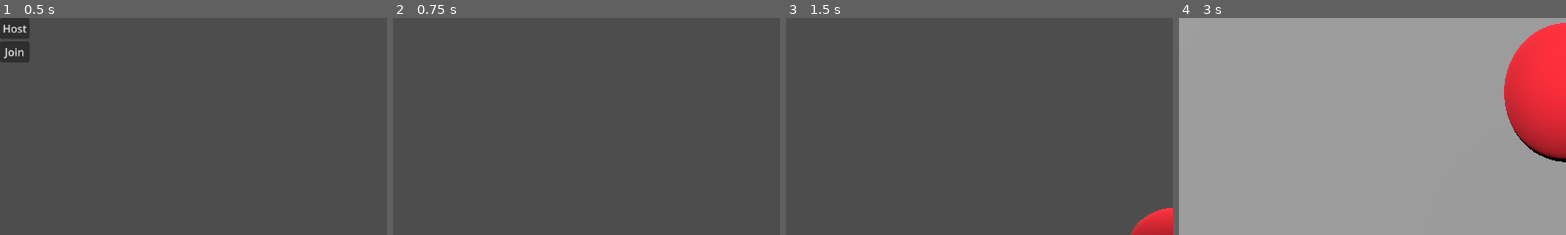
Above: before the commit, frames 1-4 (left to right).
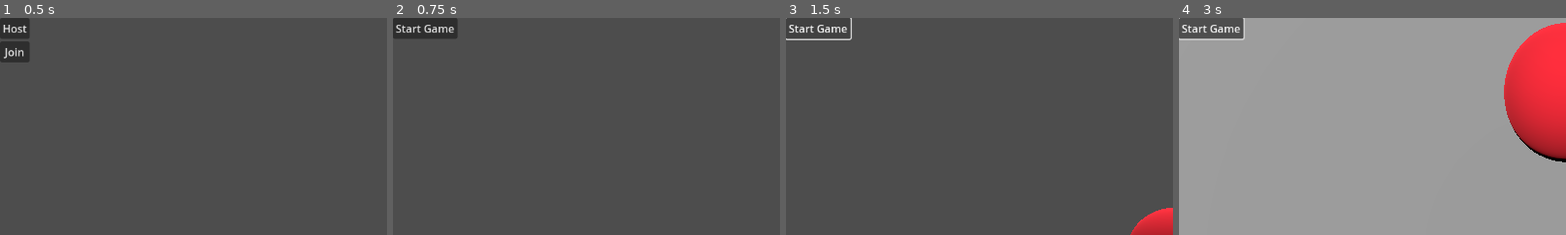
Above: after the commit, the same moments.

Repository: Luca-Umekubo/Product-Design
Game: Godot game, scene res://HomeScreen.tscn
The game is run twice, just before and just after one commit, with the same random seed, the same clock (stepped at 60 frames per second) and the same inputs.
Inputs (mouse positions are % of the whole screen's width and height, from its top left):
- Up to frame 1 (0.5 s): no input
- Up to frame 2 (0.75 s): click "Host" at 0.5 s
- Up to frame 3 (1.5 s): click (4, 2) at 1.25 s, where only the run after the commit has a clickable "Start Game"
- Up to frame 4 (3 s): click (4, 2) at 2 s, where only the run after the commit has a clickable "Start Game"; tap Enter at 2.75 s; move the mouse to (55, 50) at 2.77 s; hold W (move_forward) from 2.78 s (still down); click (55, 50) at 2.85 s
The pictures show only the part of the screen within x 0-50%, y 0-50%; the shares and areas given below are measured in that part.

Frame 1 is identical in both runs. In frame 2, 1.4% of the frame differs, in the area x 0-17%, y 0-10%; in frame 3, 0.5%; in frame 4, 1.6%, in the area x 0-18%, y 0-11%.

Commit message:
Added Start Game Button
Added a start button to the pregame lobby. Some work has to be done ensuring that all clients change servers properly.

Diff:
--- /dev/null
+++ b/hyperballz/Pregame.tscn
@@ -0,0 +1,61 @@
+[gd_scene load_steps=5 format=3 uid="uid://c45q1llhtbclb"]
+
+[ext_resource type="Script" uid="uid://eyu1l6dfoc61" path="res://pregame.gd" id="1_xphoq"]
+
+[sub_resource type="StandardMaterial3D" id="StandardMaterial3D_6ubv3"]
+albedo_color = Color(0.6, 0.6, 0.6, 1)
+
+[sub_resource type="PlaneMesh" id="PlaneMesh_6ubv3"]
+material = SubResource("StandardMaterial3D_6ubv3")
+size = Vector2(100, 100)
+
+[sub_resource type="BoxShape3D" id="BoxShape3D_wbfu4"]
+size = Vector3(100, 0.1, 100)
+
+[node name="Game" type="Node3D"]
+script = ExtResource("1_xphoq")
+
+[node name="Ground" type="StaticBody3D" parent="."]
+
+[node name="MeshInstance3D" type="MeshInstance3D" parent="Ground"]
+mesh = SubResource("PlaneMesh_6ubv3")
+
+[node name="CollisionShape3D" type="CollisionShape3D" parent="Ground"]
+shape = SubResource("BoxShape3D_wbfu4")
+
+[node name="DirectionalLight3D" type="DirectionalLight3D" parent="Ground"]
+transform = Transform3D(1, 0, 0, 0, 1.19249e-08, 1, 0, -1, 1.19249e-08, 0, 10, 0)
+
+[node name="SpawnPoints" type="Node3D" parent="."]
+
+[node name="Spawn1" type="Marker3D" parent="SpawnPoints" groups=["spawn_points"]]
+transform = Transform3D(1, 0, 0, 0, 1, 0, 0, 0, 1, 0, 1, 5)
+
+[node name="Spawn2" type="Marker3D" parent="SpawnPoints" groups=["spawn_points"]]
+transform = Transform3D(1, 0, 0, 0, 1, 0, 0, 0, 1, -5, 1, -5)
+
+[node name="Spawn3" type="Marker3D" parent="SpawnPoints" groups=["spawn_points"]]
+transform = Transform3D(1, 0, 0, 0, 1, 0, 0, 0, 1, 5, 1, -5)
+
+[node name="Spawn4" type="Marker3D" parent="SpawnPoints" groups=["spawn_points"]]
+transform = Transform3D(1, 0, 0, 0, 1, 0, 0, 0, 1, -5, 1, 5)
+
+[node name="Players" type="Node3D" parent="."]
+transform = Transform3D(1, 0, 0, 0, 1, 0, 0, 0, 1, 0, 2, 0)
+
+[node name="MultiplayerSpawner" type="MultiplayerSpawner" parent="Players"]
+_spawnable_scenes = PackedStringArray("uid://cufvm5bbgncxd")
+spawn_path = NodePath("..")
+
+[node name="Balls" type="Node3D" parent="."]
+
+[node name="BallSpawner" type="MultiplayerSpawner" parent="Balls"]
+_spawnable_scenes = PackedStringArray("uid://cftgq7vqla7b0")
+spawn_path = NodePath("..")
+
+[node name="UI" type="CanvasLayer" parent="."]
+
+[node name="StartButton" type="Button" parent="UI"]
+offset_right = 50.0
+offset_bottom = 20.0
+text = "Start Game"
--- a/hyperballz/home_screen.gd
+++ b/hyperballz/home_screen.gd
@@ -2,7 +2,7 @@
 
 func _on_host_pressed():
 	Network.start_server(4242, 10)  # Port 4242, max 10 clients
-	get_tree().change_scene_to_file("res://Game.tscn")
+	get_tree().change_scene_to_file("res://Pregame.tscn")
 
 func _on_join_pressed():
 	get_tree().change_scene_to_file("res://LobbySelector.tscn")
--- a/hyperballz/lobby_selector.gd
+++ b/hyperballz/lobby_selector.gd
@@ -4,4 +4,4 @@
 	var ip = $VBoxContainer/IPLineEdit.text
 	var port = int($VBoxContainer/PortLineEdit.text)
 	Network.join_server(ip, port)
-	get_tree().change_scene_to_file("res://Game.tscn")
+	get_tree().change_scene_to_file("res://Pregame.tscn")
--- a/hyperballz/game.gd
+++ b/hyperballz/pregame.gd
@@ -2,6 +2,7 @@
 
 @onready var multiplayer_spawner = $Players/MultiplayerSpawner
 @onready var ball_spawner = $Balls/BallSpawner
+@onready var start_button = $UI/StartButton
 
 func _ready():
 	multiplayer_spawner.spawn_function = _spawn_player
@@ -9,6 +10,11 @@
 	if multiplayer.is_server():
 		# Spawn the host's player immediately
 		multiplayer_spawner.spawn({"peer_id": multiplayer.get_unique_id()})
+		start_button.show()  # Always show UI for the host
+	else:
+		start_button.hide()  # Hide UI for clients
+
+	start_button.pressed.connect(_on_start_button_pressed)
 
 	multiplayer.peer_connected.connect(_on_peer_connected)
 	multiplayer.peer_disconnected.connect(_on_peer_disconnected)
@@ -33,3 +39,20 @@
 	ball.position = data["position"]
 	ball.linear_velocity = data["velocity"]
 	return ball
+
+func _input(event):
+	# Toggle mouse mode for the host when Escape is pressed
+	if multiplayer.is_server() and event is InputEventKey and event.pressed and event.keycode == KEY_ESCAPE:
+		if Input.get_mouse_mode() == Input.MOUSE_MODE_CAPTURED:
+			Input.set_mouse_mode(Input.MOUSE_MODE_VISIBLE)
+		else:
+			Input.set_mouse_mode(Input.MOUSE_MODE_CAPTURED)
+
+func _on_start_button_pressed():
+	if multiplayer.is_server():
+		start_game.rpc()
+
+#WIP -- change the game to the correct file
+@rpc("authority", "call_local")
+func start_game():
+	get_tree().change_scene_to_file("res://Ingame.tscn")
Renamed: hyperballz/game.gd.uid -> hyperballz/pregame.gd.uid
Not shown, removed: .DS_Store
